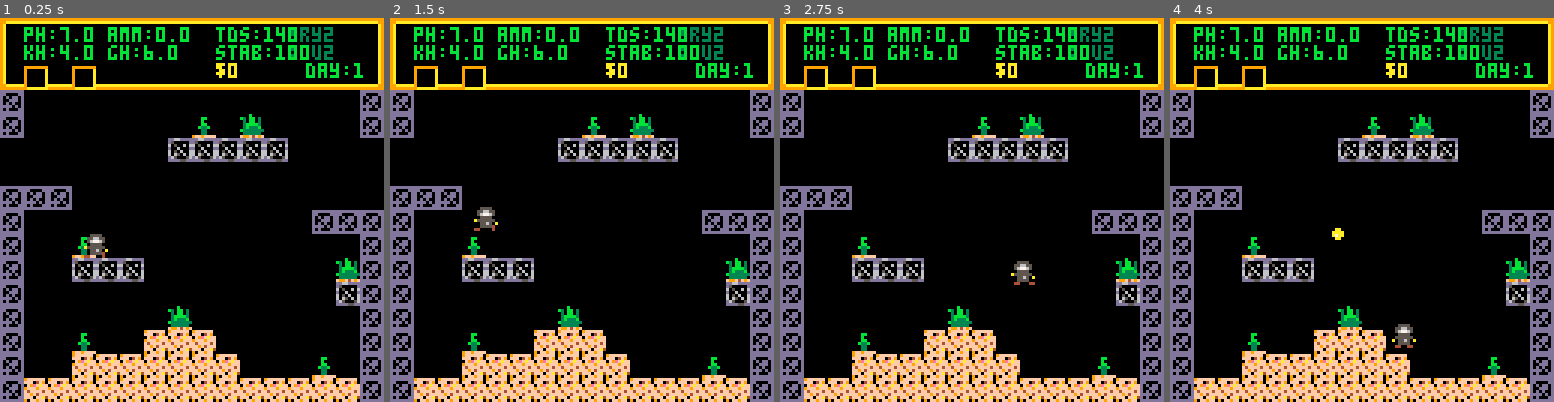
Above: before the commit, frames 1-4 (left to right).
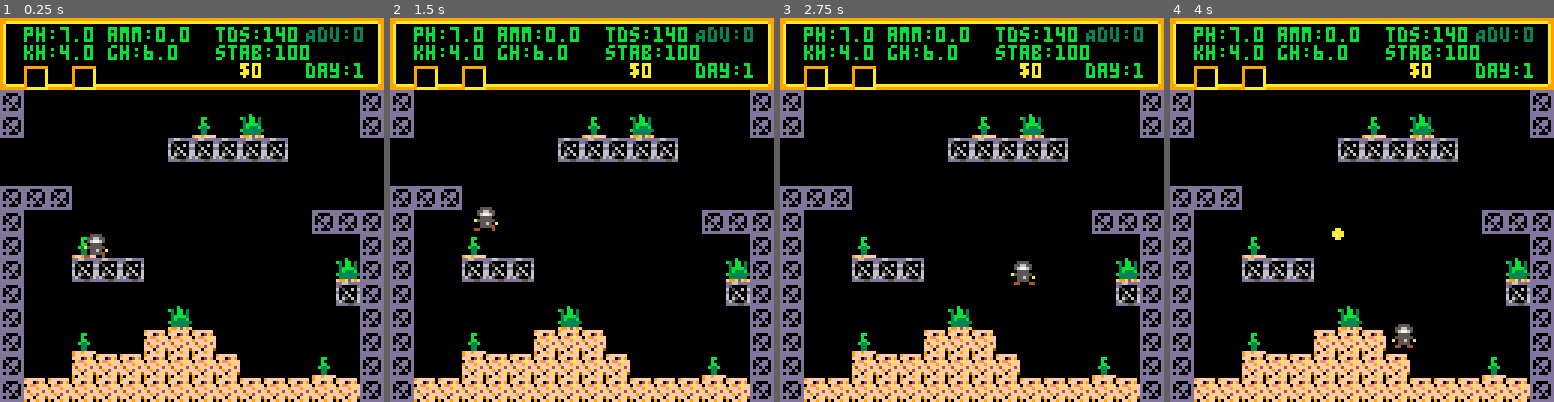
Above: after the commit, the same moments.

Repository: zvxr/shrimpkeeper
Game: PICO-8 cartridge shrimpkeeper.p8
The game is run twice, just before and just after one commit, with the same random seed, the same clock (stepped at 60 frames per second) and the same inputs.
Inputs:
- Up to frame 1 (0.25 s): no input
- Up to frame 2 (1.5 s): tap X (X key) at 0.33, 1.07 s; tap O (Z key) at 0.7 s
- Up to frame 3 (2.75 s): hold Right 1.6-2.1 s; tap O (Z key) at 1.7, 2.1, 2.5 s; tap X (X key) at 1.85 s; hold Up 2.15-2.42 s; hold Right from 2.47 s (still down)
- Up to frame 4 (4 s): tap O (Z key) at 2.9, 3.3, 3.7 s; tap X (X key) at 2.97 s; release Right at 3.03 s; hold Left 3.08-3.58 s; hold Down 3.63-3.97 s

The runs differ from the first frame. In frame 1, 0.7% of the frame differs, in the area x 56-95%, y 2-16%; in frame 2, 0.7%; in frame 3, 0.7%; in frame 4, 0.7%.

Commit message:
add algae and fine tune

Diff:
--- /dev/null
+++ b/algae.lua
@@ -0,0 +1,57 @@
+function make_algae(x,y)
+	a=make_ent(26,x,y)
+	a.ap=true
+	a.grav=false
+	a.frames=1
+	a.dx=0
+	a.dy=0
+	a.w=0.4
+	a.h=0.4
+	return a
+end
+
+function algae_bad(x,y)
+	return solid(x,y) or
+		(x==60 and y==5) or
+		(x==5 and y==4) or
+		(x==25 and y==4) or
+		(x==45 and y==5) or
+		(x==33 and y==11) or
+		(x==30 and y==10) or
+		abs(pl.x-(x+.5))<2 and abs(pl.y-(y+.5))<2
+end
+
+function bloom_day(d)
+	local n=4+d/10
+	for r=0,3 do
+		for i=1,n do
+			local t=0
+			while t<12 do
+				local x=r*16+flr(rnd(16))
+				local y=flr(rnd(16))
+				if not algae_bad(x,y) then
+					make_algae(x+.5,y+.5)
+					break
+				end
+				t+=1
+			end
+		end
+	end
+end
+
+function upd_algae()
+	for a in all(ent) do
+		if a.ap!=nil then
+			a.dx=0
+			a.dy=0
+			for b in all(ent) do
+				if b.np!=nil and
+					abs(a.x-b.x)<1.2 and
+					abs(a.y-b.y)<1.2 then
+					del(ent,a)
+					break
+				end
+			end
+		end
+	end
+end
--- a/player.lua
+++ b/player.lua
@@ -25,7 +25,7 @@
 end
 
 function on_shrimp_shop(a)
-	return tank.day>=10 and touch_tile(a,45,5)
+	return tank.day>=12 and touch_tile(a,45,5)
 end
 
 function on_disc(a)
@@ -34,6 +34,10 @@
 
 function on_cull(a)
 	return cull_ok() and touch_tile(a,30,10)
+end
+
+function on_xf(a)
+	return tank.day>=19 and touch_tile(a,53,4)
 end
 
 function try_door(a)
@@ -52,6 +56,9 @@
 	elseif on_cull(a) and btnp(2) then
 		tank.sm=5
 		tank.ss=cull_n(1)>0 and 1 or 2
+	elseif on_xf(a) and btnp(2) then
+		tank.sm=6
+		tank.ss=1
 	end
 end
 
--- a/shop.lua
+++ b/shop.lua
@@ -4,6 +4,9 @@
 	end
 	if tank.sm==4 then
 		return tank.ss==1 and 4 or tank.ss==2 and 10 or 20
+	end
+	if tank.sm==6 then
+		return tank.ss==1 and 30 or tank.ss==2 and 40 or 30
 	end
 	if tank.sm==2 then
 		return tank.ss==1 and 6 or tank.ss==2 and 24 or 12
@@ -22,7 +25,7 @@
 	local n=0
 	for a in all(ent) do
 		if a.sa!=nil and a.sp<0.5 then
-			if k==1 and a.sa<6 or k==2 and a.sa>=6 then
+			if k==1 and a.sa<5 or k==2 and a.sa>=5 then
 				n+=1
 			end
 		end
@@ -33,7 +36,7 @@
 function cull_one(k)
 	for a in all(ent) do
 		if a.sa!=nil and a.sp<0.5 then
-			if k==1 and a.sa<6 or k==2 and a.sa>=6 then
+			if k==1 and a.sa<5 or k==2 and a.sa>=5 then
 				del(ent,a)
 				return true
 			end
@@ -50,6 +53,9 @@
 			tank.sm=0
 		end
 		return
+	elseif tank.sm==6 then
+		if tank.i1>0 then return end
+		tank.i1=tank.ss+4
 	elseif tank.sm==4 then
 		if tank.ss==1 then
 			if tank.i2>0 then return end
@@ -83,7 +89,7 @@
 
 function upd_shop()
 	if tank.sm==3 then
-		if btnp(5) and ha and ha.sa!=nil and ha.sp>=1 then
+		if btnp(5) and ha and ha.sa!=nil and ha.sp>0.6 then
 			tank.money+=shrimp_price()
 			ha=nil
 			tank.sm=0
@@ -111,7 +117,7 @@
 	if btnp(2) then
 		tank.ss=max(1,tank.ss-1)
 	elseif btnp(3) then
-		tank.ss=min(tank.sm==2 and 3 or 5,tank.ss+1)
+		tank.ss=min((tank.sm==2 or tank.sm==6) and 3 or 5,tank.ss+1)
 	elseif btnp(5) then
 		buy_shop()
 	elseif btnp(4) then
@@ -130,13 +136,13 @@
 	rect(12,24,116,88,7)
 	if tank.sm==3 then
 		if ha and ha.sa!=nil then
-			if ha.sp>=1 then
+			if ha.sp>0.6 then
 				print("sell shrimp",36,40,7)
 				print("for $"..shrimp_price().."?",42,56,7)
 				print("x yes  z no",34,72,7)
 			else
 				print("cannot sell",34,48,7)
-				print("purity < 1",34,58,7)
+				print("purity <= .6",28,58,7)
 				print("z exit",46,72,7)
 			end
 		else
@@ -156,10 +162,15 @@
 		draw_shop_row(1,38,"water",4)
 		draw_shop_row(2,48,"moss ball",10)
 		draw_shop_row(3,58,"fancy",20)
+	elseif tank.sm==6 then
+		print("special",44,28,7)
+		draw_shop_row(1,38,"fancy",30)
+		draw_shop_row(2,48,"metallic",40)
+		draw_shop_row(3,58,"devil eyes",30)
 	elseif tank.sm==2 then
 		print("plant",52,28,7)
 		draw_shop_row(1,38,"ro water",6)
-		draw_shop_row(2,48,"bacter ae",30)
+		draw_shop_row(2,48,"bacter ae",24)
 		draw_shop_row(3,58,"moss ball",12)
 	else
 		print("shop",56,28,7)
--- a/shrimp.lua
+++ b/shrimp.lua
@@ -1,5 +1,5 @@
 function shrimp_size(a)
-	if a.sa<6 then
+	if a.sa<5 then
 		a.k=53
 		a.fs=1
 		a.frames=4
@@ -23,8 +23,8 @@
 	a.sa=8
 	a.sp=0.5
 	a.sb=rnd(1)<0.5
-	a.sr=rnd(1)<0.3
-	a.sd=rnd(1)<0.1
+	a.sr=rnd(1)<0.4
+	a.sd=rnd(1)<0.2
 	a.st=0
 	a.sdx=0
 	a.so=0
@@ -39,7 +39,7 @@
 
 function near_pet(a)
 	for b in all(ent) do
-		if (b.sa!=nil or b.np!=nil) and
+		if (b.sa!=nil or b.np!=nil or b.ap!=nil) and
 			abs(a.x-b.x)<1.5 and
 			abs(a.y-b.y)<1.5 then
 			return b
@@ -70,7 +70,7 @@
 			if btn(3) and b then
 				hold_pet(b)
 			else
-				if b then
+				if b and b.ap==nil then
 					sd_a=b
 				else
 					use_item()
@@ -99,7 +99,7 @@
 
 function make_fry(x,y)
 	a=make_shrimp(x,y)
-	a.sa=3+flr(rnd(4))
+	a.sa=2+flr(rnd(2))
 	shrimp_size(a)
 	return a
 end
@@ -120,7 +120,10 @@
 	if rnd(20)<1 then c.sr=true m=true end
 	if rnd(100)<1 then c.sd=true m=true end
 	shrimp_size(c)
-	return m
+	if c.sp>=2 then
+		return c.sb and "BloodyMary!" or "GreenJade!"
+	end
+	if m then return "Mutation!" end
 end
 
 function breed_room(r)
@@ -128,7 +131,7 @@
 	local nr=0
 	local ny=0
 	for a in all(ent) do
-		if a.sa and a.sa>=6 and flr(a.x/16)==r then
+		if a.sa and a.sa>=5 and flr(a.x/16)==r then
 			if a.sb then
 				nr+=1
 			else
@@ -146,7 +149,7 @@
 	local a2=nil
 	local n=0
 	for a in all(ent) do
-		if a.sa and a.sa>=6 and a.sb==c and flr(a.x/16)==r then
+		if a.sa and a.sa>=5 and a.sb==c and flr(a.x/16)==r then
 			n+=1
 			if n==1 then
 				a1=a
@@ -175,7 +178,12 @@
 	end
 	local m=false
 	for r=0,3 do
-		if breed_room(r) then m=true end
+		local e=breed_room(r)
+		if e=="Bloody M Born!" or e=="Jade Born!" then
+			m=e
+		elseif e and not m then
+			m=e
+		end
 	end
 	return m
 end
@@ -202,7 +210,7 @@
 			end
 			if a.sj>0 and rnd(1)<0.18 then
 				a.sj-=1
-				a.dy-=a.sa<6 and 0.45 or 0.6
+				a.dy-=a.sa<5 and 0.45 or 0.6
 				sfx(2)
 			end
 			if a.st>0 then
@@ -217,13 +225,13 @@
 					a.so=a.sdx>0 and 1 or 0
 					a.st=15+flr(rnd(30))
 					if rnd(1)<0.12 then
-						a.dy-=a.sa<6 and 0.45 or 0.6
+						a.dy-=a.sa<5 and 0.45 or 0.6
 						a.sj=1+flr(rnd(4))
 						sfx(2)
 					end
 				end
 			end
-			a.dx+=a.sdx*(a.sa<6 and 0.03 or 0.04)
+			a.dx+=a.sdx*(a.sa<5 and 0.03 or 0.04)
 		end
 	end
 end
@@ -284,9 +292,14 @@
 		pal(7,ha.sr and ha.sp>0.7 and 7 or c)
 		pal(14,ha.sd and ha.sp>0.9 and sbc(ha,10,9) or 14)
 		spr(52,room_x*128+8,16)
+		print(fmt1(ha.sp),room_x*128+16,16,c)
 	else
-		pal(5,snail_shell(ha))
-		spr(48,room_x*128+8,16)
+		if ha.np!=nil then
+			pal(5,snail_shell(ha))
+			spr(48,room_x*128+8,16)
+		else
+			spr(26,room_x*128+8,16)
+		end
 	end
 	pal()
 end
--- a/shrimpkeeper.p8
+++ b/shrimpkeeper.p8
@@ -8,6 +8,7 @@
 #include shop.lua
 #include shrimp.lua
 #include snail.lua
+#include algae.lua
 #include micro.lua
 #include moss.lua
 #include player.lua
@@ -31,6 +32,7 @@
 	control_player(pl)
 	upd_shrimp()
 	upd_snail()
+	upd_algae()
 	foreach(ent, move_ent)
 	try_door(pl)
 	try_pet(pl)
@@ -47,7 +49,8 @@
 	if tank.ps then spr(12,25*8,4*8) end
 	if disc_ok() then spr(14,33*8,11*8) end
 	if cull_ok() then spr(15,30*8,10*8) end
-	if tank.day>=10 then spr(13,45*8,5*8) end
+	if tank.day>=12 then spr(13,45*8,5*8) end
+	if tank.day>=19 then spr(31,53*8,4*8) end
 	foreach(ent,draw_ent)
 	draw_held_pet()
 	camera()
@@ -66,14 +69,14 @@
 000000009a00000000000000000000a99035030accccccccccccccc0cccccccc0cccccccdddd0d0d60650606044444400d3b3330048884400ffefff005555520
 000000009a00000000000000000000a99000000a0cccccc00cccccc00cccccc00cccccc0d0d000ddd6500056044444400ddb3330044444400ffefff002222220
 000000009a00000000000000000000a99aaaaaaa0c0000c0c00000c00c0000c00c00000cdddddddddddd55dd66666666aaaaaaaa66666666eeeeeeee11111111
-999999999a00000099999999000000a999999999005555000055550000555500005555009ffffff0000000000000000000000000000000000000000000000000
-9055550a9a0000009000000a000000a99000000a05566550055665500556655005566550fff04f90000300000000000000000000000000000000000000000000
-9566665a9a0000009000000a000000a99003000a056776500567765005677650056776500f9efaff06b0b0b00000000000000000000000000000000000000000
-9555c55a9a0000009000000a000000a99033300a0055550000555500a0555500005555009fff9fff030037300000000000000000000000000000000000000000
-955ccc5a9a0000009000000a000000a99333b30a05555550a55555500555555aa5555550f4ffff4f00b55b000000000000000000000000000000000000000000
-9555c55a9a0000009000000a000000a993b3330aa055650a0055650a005565000055650aff9f4fff0063030b0000000000000000000000000000000000000000
-9055550a9a0000009000000a000000a99033600a00555500005555400455550000555500fff0ffa40307b0600000000000000000000000000000000000000000
-9aaaaaaa9a0000009aaaaaaa000000a99aaaaaaa0440044044000040040000440440004490ff9ff0000300000000000000000000000000000000000000000000
+999999999a00000099999999000000a999999999005555000055550000555500005555009ffffff0000000000000000000000000000000000000000000888880
+9055550a9a0000009000000a000000a99000000a05566550055665500556655005566550fff04f90000300000000000000000000000000000000000008888880
+9566665a9a0000009000000a000000a99003000a056776500567765005677650056776500f9efaff06b0b0b00000000000000000000000000000000009999990
+9555c55a9a0000009000000a000000a99033300a0055550000555500a0555500005555009fff9fff03003730000000000000000000000000000000000aaaaaa0
+955ccc5a9a0000009000000a000000a99333b30a05555550a55555500555555aa5555550f4ffff4f00b55b00000000000000000000000000000000000bbbb9b0
+9555c55a9a0000009000000a000000a993b3330aa055650a0055650a005565000055650aff9f4fff0063030b000000000000000000000000000000000bbbbbb0
+9055550a9a0000009000000a000000a99033600a00555500005555400455550000555500fff0ffa40307b0600000000000000000000000000000000001111110
+9aaaaaaa9a0000009aaaaaaa000000a99aaaaaaa0440044044000040040000440440004490ff9ff0000300000000000000000000000000000000000022222222
 999999999a00000000000000000000a9000000000000000000000000000000000000000000000000000000500000000000000000000000000000000000000000
 988c888a9a00000000000000000000a9000000000000055000000005000005500000005000000550000000060000055000000000000000000000000000000000
 98ccc88a9a00000000000000000000a9000aa0000555e556000055560555e556000055600555e556000055550555e55600005500000000000000000000000000
--- a/tank.lua
+++ b/tank.lua
@@ -85,7 +85,7 @@
 end
 
 function chk_go()
-	if tank.stab<=0 or tank.amm>=3 or tank.rx>=3 then
+	if tank.stab<=0 or tank.amm>=3 or tank.rx>=3 or adult_n()+fry_n()<1 then
 		tank.go=true
 	end
 end
@@ -99,7 +99,7 @@
 function adult_n()
 	local s=0
 	for a in all(ent) do
-		if a.sa!=nil and a.sa>=6 then s+=1 end
+		if a.sa!=nil and a.sa>=5 then s+=1 end
 	end
 	return s
 end
@@ -107,7 +107,7 @@
 function fry_n()
 	local s=0
 	for a in all(ent) do
-		if a.sa!=nil and a.sa<6 then s+=1 end
+		if a.sa!=nil and a.sa<5 then s+=1 end
 	end
 	return s
 end
@@ -161,23 +161,24 @@
 	local s=0
 	local n=0
 	local m=0
+	local o=max(0,tank.day-17)
 	for a in all(ent) do
 		if a.mp!=nil then
 			m+=1
 		elseif a.np!=nil then
 			n+=1
 		elseif a.sa!=nil then
-			if a.sa<6 then
+			if a.sa<5 then
 				f+=1
 			else
 				s+=1
 			end
 		end
 	end
-	tank.amm=max(0,tank.amm+(f-n+s*2)*(0.025-m*0.005))
+	tank.amm=max(0,tank.amm+(f-n+s*2)*(0.025-m*0.005)+o*0.05)
 	tank.kh=max(0,tank.kh-0.1)
 	tank.gh=max(0,tank.gh-n*0.05)
-	tank.tds+=10
+	tank.tds+=10+o*2.5
 end
 
 function upd_tank()
@@ -194,10 +195,15 @@
 		end
 		shrimp_day()
 		local m=breed_day()
-		if m then
-			set_msg("Mutation!",11)
-		elseif d==10 then
+		if d%10==0 then
+			bloom_day(d)
+			set_msg("Algae bloom!",3)
+		elseif m then
+			set_msg(m,11)
+		elseif d==12 or d==19 then
 			set_msg("Shop opened!",13)
+		elseif d>=18 then
+			set_msg("Old Tank Syndrome",5)
 		else
 			set_msg("New day",5)
 		end
@@ -223,6 +229,21 @@
 			a.sp=0.7+rnd(0.5)
 			a.sr=rnd(1)<0.5
 			a.sd=rnd(1)<0.1
+		elseif tank.i1==5 then
+			a=make_shrimp(pl.x+1,pl.y)
+			a.sp=0.7+rnd(0.5)
+			a.sr=rnd(1)<0.5
+			a.sd=rnd(1)<0.1
+		elseif tank.i1==6 then
+			a=make_shrimp(pl.x+1,pl.y)
+			a.sp=2
+			a.sr=rnd(1)<0.5
+			a.sd=rnd(1)<0.1
+		elseif tank.i1==7 then
+			a=make_shrimp(pl.x+1,pl.y)
+			a.sp=1.5
+			a.sr=rnd(1)<0.5
+			a.sd=true
 		elseif tank.i1==3 then
 			make_micro(pl.x+1,pl.y)
 		else
@@ -267,9 +288,8 @@
 function draw_tank_hud()
 	print("ph:"..fmt1(tank.ph),8,3,st_col(st_ph(tank.ph)))
 	print("amm:"..fmt1(tank.amm),36,3,st_col(st_amm(tank.amm)))
-	print("$"..tank.money,72,15,10)
-	print("Fry"..fry_n(),96,3,3)
-	print("Adu"..adult_n(),96,9,3)
+	print("$"..tank.money,80,15,10)
+	print("Adu:"..adult_n(),102,3,3)
 	print("day:"..tank.day,102,15,11)
 	print("kh:"..fmt1(tank.kh),8,9,st_col(st_kh(tank.kh)))
 	print("gh:"..fmt1(tank.gh),36,9,st_col(st_gh(tank.gh)))
@@ -279,7 +299,7 @@
 	if tank.rx>0 then print(sub("xxx",1,tank.rx),94,15,8) end
 	if tank.i1==1 then
 		spr(48,16,16)
-	elseif tank.i1==2 then
+	elseif tank.i1==2 or tank.i1==5 or tank.i1==6 or tank.i1==7 then
 		spr(52,16,16)
 	elseif tank.i1==3 then
 		spr(16,16,16)
Not shown, changed: DOCS.md
